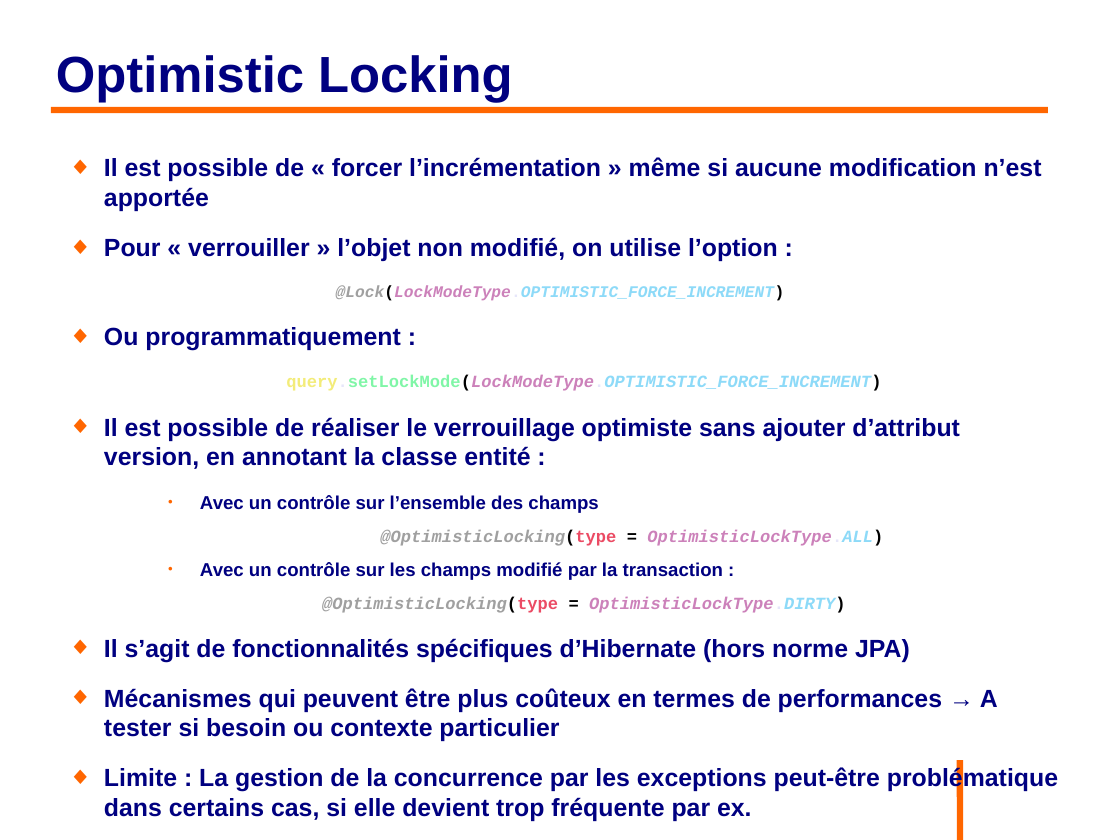
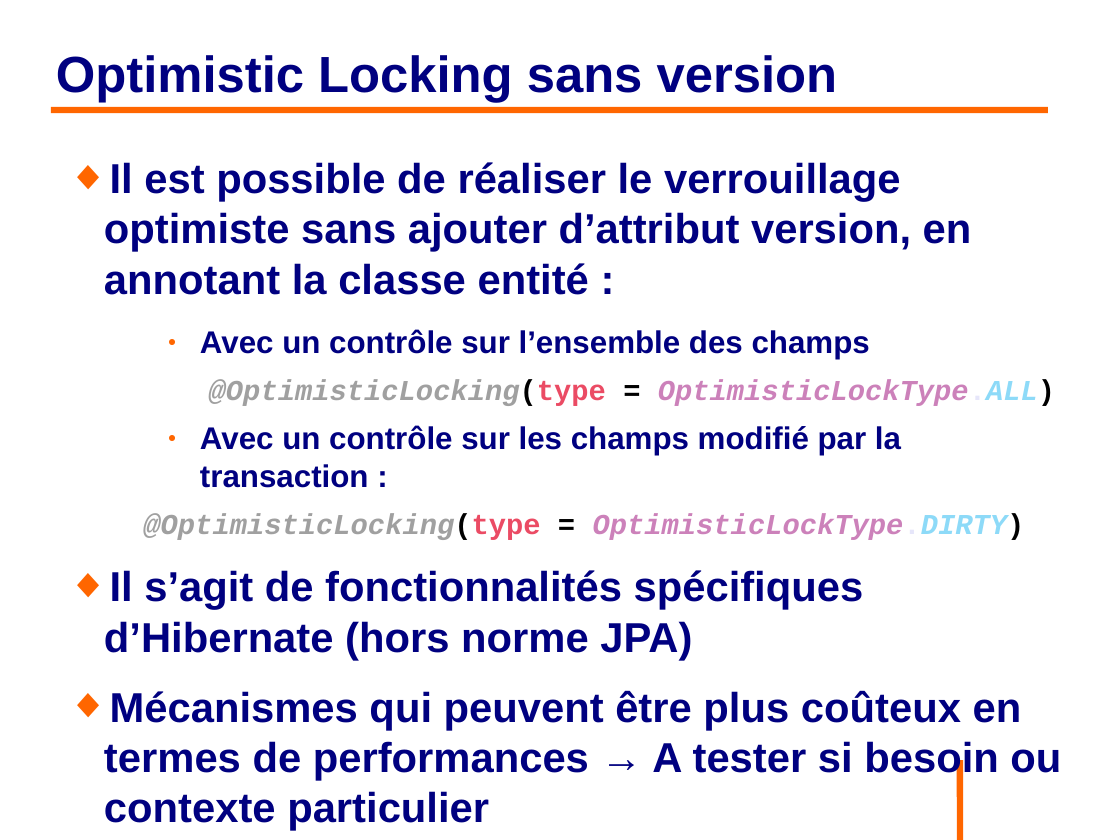
Before and after one commit to philphils/formation-hibernate-avancee, a slide deck: slide 100 of Documentation/diapo_formation_hibernate_avancee.odp (slide 98 before the commit). Drawn at 1120x840 pixels with LibreOffice and Linux fonts; fonts in the diff are those of the drawing; background and template pictures are left out. Boxes give left, top, right and bottom in pixels: in the first picture for what was removed or moved away, otherwise in the second. Text is boxed around its words. In the diff, an @@ line names an element or a change of style, - is before the commit and + after.

Commit message:
Avancement optimistic lock

```diff
--- a/Documentation/diapo_formation_hibernate_avancee.odp
+++ b/Documentation/diapo_formation_hibernate_avancee.odp
@@ title at box(56, 55, 838, 102): text changed @@
-Optimistic Locking
+Optimistic Locking sans version
@@ text "Il est possible de réaliser ..." at box(104, 162, 1055, 773): size 17.6 to 29.6 pt in "Il est possible de réaliser le verrouillage ...", "Il s’agit de fonctionnalités spécifiques d’Hibernate (hors ...", "Mécanismes qui peuvent être plus coûteux en ..."; size 13.2 to 22.2 pt in "Avec un contrôle sur l’ensemble des champs", "Avec un contrôle sur les champs modifié ..."; size 12.1 to 20.4 pt in "@OptimisticLocking(type = OptimisticLockType.ALL)", "@OptimisticLocking(type = OptimisticLockType.DIRTY)" @@
@@ text at box(104, 157, 1042, 391): paragraphs removed @@
-◆ Il est possible de « forcer l’incrémentation » même si aucune modification n’est apportée
-◆ Pour « verrouiller » l’objet non modifié, on utilise l’option :
-@Lock(LockModeType.OPTIMISTIC_FORCE_INCREMENT)
-◆ Ou programmatiquement :
-query.setLockMode(LockModeType.OPTIMISTIC_FORCE_INCREMENT)
@@ text at box(104, 766, 1058, 821): paragraphs removed @@
-◆ Limite : La gestion de la concurrence par les exceptions peut-être problématique dans certains cas, si elle devient trop fréquente par ex.
-◆ On utilisera alors les mécanismes de verrouillage pessimistes
```
Also in this commit, not shown: 7 other slides changed, 6 slides added.
